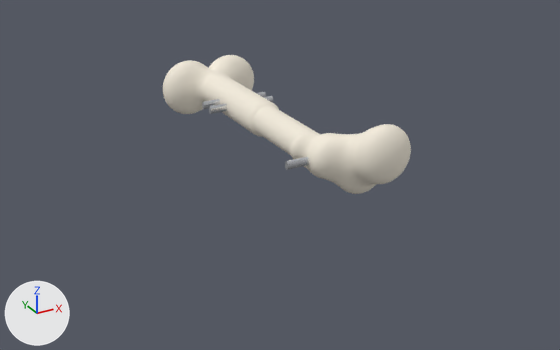
A saved change to the glTF model backend/outputs/e2e_assembly.glb.
One viewpoint serves both versions: a camera (50 mm lens) standing at (-299.0, -694.0, 229.0) and looking at (-43.0, -228.0, -4.0). Every picture has the same lights, and +X, +Y and +Z are marked at lower left. The older version comes first.

Objects in the first picture: 'femur', 'implant_intramedullary_nail_distal_locking_screw_1', 'implant_intramedullary_nail_distal_locking_screw_2', 'implant_intramedullary_nail_proximal_locking_screw'.
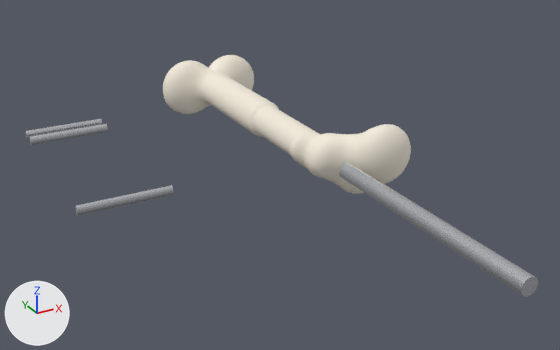
Where the change shows, as pixel boxes (x1, y1, x2, y2) in the pictures (560 x 350 px):
'implant_intramedullary_nail_nail', moved (not visible before): after (339, 163, 538, 297)
'implant_intramedullary_nail_proximal_locking_screw', moved: before (285, 156, 309, 170); after (75, 185, 173, 216)
'implant_intramedullary_nail_distal_locking_screw_1', moved: before (209, 96, 273, 114); after (30, 124, 108, 145)
'implant_intramedullary_nail_distal_locking_screw_2', moved: before (202, 92, 266, 109); after (26, 119, 102, 139)

Diff of the bpy script that builds the scene:
```diff
--- a/backend/outputs/e2e_assembly.glb.py
+++ b/backend/outputs/e2e_assembly.glb.py
@@ ob_implant_intramedullary_nail_nail @@
 ob_implant_intramedullary_nail_nail = bpy.data.objects.new('implant_intramedullary_nail_nail', me_implant_intramedullary_nail_nail)
-ob_implant_intramedullary_nail_nail.location = (0.0, 0.0, 0.0)
+ob_implant_intramedullary_nail_nail.location = (0.0, -203.4, 0.0)
@@ ob_implant_intramedullary_nail_proximal_locking_screw @@
 ob_implant_intramedullary_nail_proximal_locking_screw = bpy.data.objects.new('implant_intramedullary_nail_proximal_locking_screw', me_implant_intramedullary_nail_proximal_locking_screw)
-ob_implant_intramedullary_nail_proximal_locking_screw.location = (0.0, 0.0, 0.0)
+ob_implant_intramedullary_nail_proximal_locking_screw.location = (-160.0, 0.0, 0.0)
@@ ob_implant_intramedullary_nail_distal_locking_screw_1 @@
 ob_implant_intramedullary_nail_distal_locking_screw_1 = bpy.data.objects.new('implant_intramedullary_nail_distal_locking_screw_1', me_implant_intramedullary_nail_distal_locking_screw_1)
-ob_implant_intramedullary_nail_distal_locking_screw_1.location = (0.0, 0.0, 0.0)
+ob_implant_intramedullary_nail_distal_locking_screw_1.location = (-160.0, 0.0, 0.0)
@@ ob_implant_intramedullary_nail_distal_locking_screw_2 @@
 ob_implant_intramedullary_nail_distal_locking_screw_2 = bpy.data.objects.new('implant_intramedullary_nail_distal_locking_screw_2', me_implant_intramedullary_nail_distal_locking_screw_2)
-ob_implant_intramedullary_nail_distal_locking_screw_2.location = (0.0, 0.0, 0.0)
+ob_implant_intramedullary_nail_distal_locking_screw_2.location = (-160.0, 0.0, 0.0)
```
